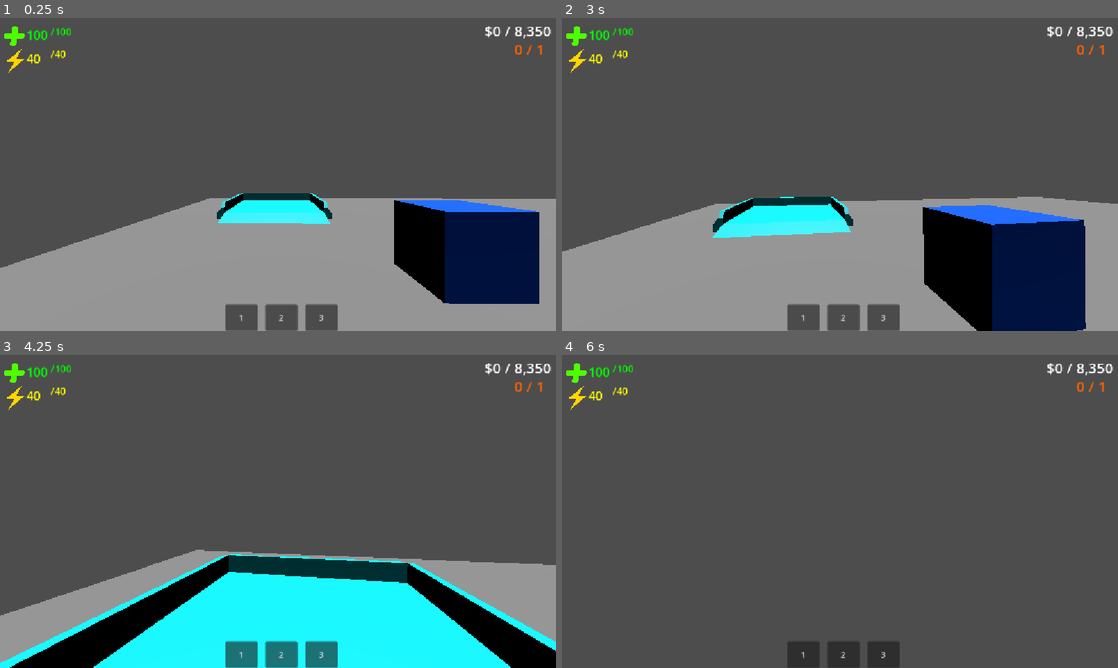
Above: before the commit, frames 1-4 (two rows, left to right).
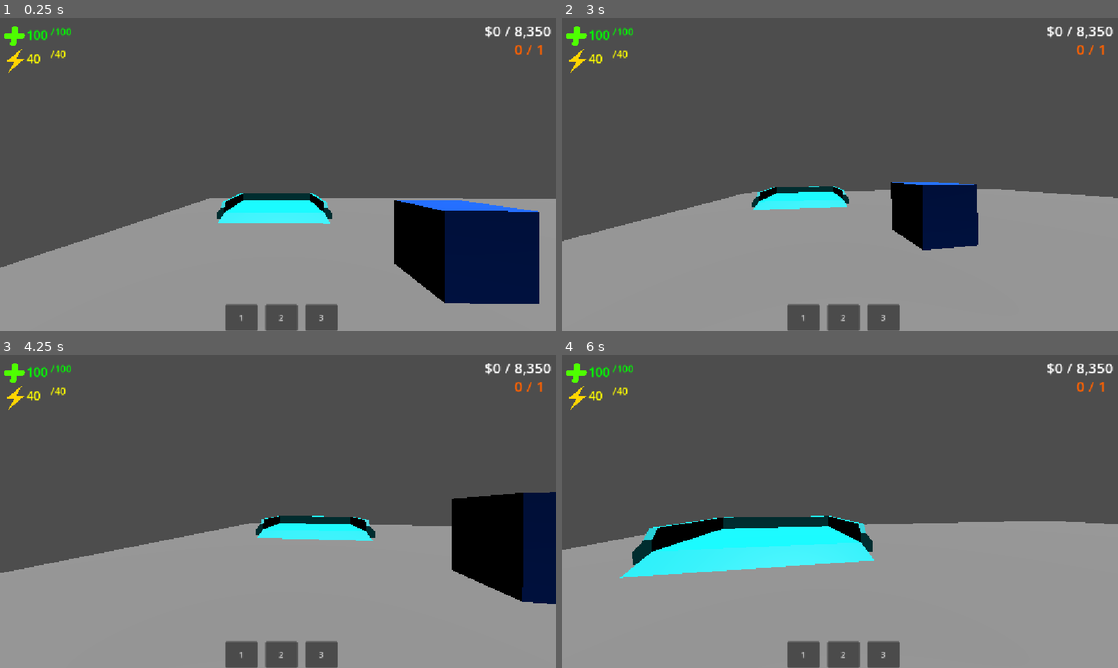
Above: after the commit, the same moments.

Repository: cesadev/Repojam
Game: Godot game, scene res://cenas/jogo/play_map.tscn
Two runs of this game, one before a commit and one after it. Both use one fixed random seed, a clock stepped at 60 frames per second and the inputs below. This scene is started directly instead of the project's main scene.
Inputs (mouse positions are in pixels of both pictures, inside the frame that each line leads up to):
- Up to frame 1 (0.25 s): no input
- Up to frame 2 (3 s): click "2" at 0.5 s; click "3" at 1.25 s; click "1" at 2 s; tap Enter (ui_accept) at 2.75 s; move the mouse to (867, 174) at 2.77 s; hold W (move_forward) from 2.78 s (still down); hold Ctrl (crouch, bound only after the commit) from 2.78 s (still down); tap Q (compact, bound only after the commit) at 2.85 s; click (867, 174) at 2.92 s
- Up to frame 3 (4.25 s): keep holding W (move_forward); tap Enter (ui_accept) at 3.02, 3.32, 3.77, 4.07 s; move the mouse to (250, 511) at 3.52 s; release Ctrl (crouch, bound only after the commit) at 3.53 s; tap Ctrl (crouch, bound only after the commit) at 3.6 s; click (250, 511) at 3.67 s; tap Shift (sprint, bound only after the commit) at 3.8 s
- Up to frame 4 (6 s): keep holding W (move_forward); move the mouse to (851, 505) at 4.27 s; hold Shift (sprint, bound only after the commit) 4.28-5.03 s; click (851, 505) at 4.42 s; tap Enter (ui_accept) at 4.55, 5.1, 5.27, 5.57 s; move the mouse to (834, 517) at 5.02 s; click (834, 517) at 5.17 s; tap Q (compact, bound only after the commit) at 5.3, 5.85 s; move the mouse to (878, 514) at 5.77 s; hold Ctrl (crouch, bound only after the commit) from 5.78 s (still down); click (878, 514) at 5.92 s

The runs differ from the first frame. In frame 1, 0.1% of the frame differs, in the area x 0-97%, y 56-92%; in frame 2, 17%; in frame 3, 39%; in frame 4, 46%, in the area x 0-100%, y 51-100%.

Commit message:
movimentation

Diff:
--- a/cenas/entidades/player.gd
+++ /dev/null
@@ -1,82 +0,0 @@
-extends CharacterBody3D
-
-@export var speed = 4.0
-@export var fall_acceleration = 75.0
-@export var mouse_sensitivity = 0.003
-
-var target_velocity = Vector3.ZERO
-
-@onready var pivot = $Pivot
-@onready var camera = $Pivot/Camera3D
-
-var camera_rotation_x = 0.0
-
-
-func _ready():
-	Input.mouse_mode = Input.MOUSE_MODE_CAPTURED
-
-
-func _input(event):
-	# Movimento do mouse
-	if event is InputEventMouseMotion:
-		# Girar para esquerda/direita
-		rotate_y(-event.relative.x * mouse_sensitivity)
-
-		# Girar para cima/baixo
-		camera_rotation_x -= event.relative.y * mouse_sensitivity
-
-		# Limitar a rotação vertical
-		camera_rotation_x = clamp(camera_rotation_x, -1.5, 1.5)
-
-		pivot.rotation.x = camera_rotation_x
-
-	# ESC libera o mouse
-	if event is InputEventKey:
-		if event.keycode == KEY_ESCAPE and event.pressed:
-			Input.mouse_mode = Input.MOUSE_MODE_VISIBLE
-
-
-func _physics_process(delta):
-	var direction = Vector3.ZERO
-
-	# Direção da câmera
-	var forward = -camera.global_transform.basis.z
-	var right = camera.global_transform.basis.x
-
-	# Não permitir que olhar para cima/baixo altere o movimento
-	forward.y = 0
-	right.y = 0
-
-	forward = forward.normalized()
-	right = right.normalized()
-
-	# Movimento
-	if Input.is_action_pressed("move_forward"):
-		direction += forward
-
-	if Input.is_action_pressed("move_back"):
-		direction -= forward
-
-	if Input.is_action_pressed("move_right"):
-		direction += right
-
-	if Input.is_action_pressed("move_left"):
-		direction -= right
-
-	# Evita andar mais rápido na diagonal
-	if direction != Vector3.ZERO:
-		direction = direction.normalized()
-
-	# Velocidade horizontal
-	target_velocity.x = direction.x * speed
-	target_velocity.z = direction.z * speed
-
-	# Gravidade
-	if not is_on_floor():
-		target_velocity.y -= fall_acceleration * delta
-	else:
-		target_velocity.y = 0
-
-	# Movimento do personagem
-	velocity = target_velocity
-	move_and_slide()
--- a/cenas/entidades/player.tscn
+++ b/cenas/entidades/player.tscn
@@ -1,6 +1,6 @@
 [gd_scene format=4 uid="uid://dnde6kbl7keax"]
 
-[ext_resource type="Script" uid="uid://cswe6q22acxrr" path="res://cenas/entidades/player.gd" id="1_svr0m"]
+[ext_resource type="Script" uid="uid://cswe6q22acxrr" path="res://scripts/entidades/player.gd" id="1_svr0m"]
 [ext_resource type="PackedScene" uid="uid://58d47doq6aiy" path="res://assets/UI/PlayerUI.tscn" id="2_tml3h"]
 
 [sub_resource type="StandardMaterial3D" id="StandardMaterial3D_2nkgy"]
@@ -308,6 +308,7 @@
 
 [node name="Sphere_003" type="MeshInstance3D" parent="Pivot" unique_id=1856768637]
 transform = Transform3D(1, 0, 0, 0, 1, 0, 0, 0, 1, 0, 0, -0.0037617087)
+visible = false
 mesh = SubResource("ArrayMesh_u4q17")
 
 [node name="CollisionShape3D" type="CollisionShape3D" parent="." unique_id=1792594318]
--- a/project.godot
+++ b/project.godot
@@ -42,6 +42,21 @@
 "events": [Object(InputEventKey,"resource_local_to_scene":false,"resource_name":"","device":-1,"window_id":0,"alt_press …(192 unchanged characters)…
 ]
 }
+compact={
+"deadzone": 0.2,
+"events": [Object(InputEventKey,"resource_local_to_scene":false,"resource_name":"","device":-1,"window_id":0,"alt_pressed":false,"shift_pressed":false,"ctrl_pressed":false,"meta_pressed":false,"pressed":false,"keycode":0,"physical_keycode":81,"key_label":0,"unicode":113,"location":0,"echo":false,"script":null)
+]
+}
+sprint={
+"deadzone": 0.2,
+"events": [Object(InputEventKey,"resource_local_to_scene":false,"resource_name":"","device":-1,"window_id":0,"alt_pressed":false,"shift_pressed":false,"ctrl_pressed":false,"meta_pressed":false,"pressed":false,"keycode":0,"physical_keycode":4194325,"key_label":0,"unicode":0,"location":0,"echo":false,"script":null)
+]
+}
+crouch={
+"deadzone": 0.2,
+"events": [Object(InputEventKey,"resource_local_to_scene":false,"resource_name":"","device":-1,"window_id":0,"alt_pressed":false,"shift_pressed":false,"ctrl_pressed":false,"meta_pressed":false,"pressed":false,"keycode":0,"physical_keycode":4194326,"key_label":0,"unicode":0,"location":0,"echo":false,"script":null)
+]
+}
 
 [physics]
 
--- /dev/null
+++ b/scripts/entidades/player.gd
@@ -0,0 +1,221 @@
+extends CharacterBody3D
+
+# ============================================================
+# VARIÁVEIS DE STATUS E INVENTÁRIO
+# ============================================================
+@export var vida_maxima: int = 100
+var vida_atual: int = vida_maxima
+
+@export var energia_maxima: float = 40.0
+var energia_atual: float = energia_maxima
+
+@export var dinheiro_maximo: int = 9000
+var dinheiro_atual: int = 0
+
+var estado: String = "idle"
+var inventario: Array = []
+
+# ============================================================
+# CONFIGURAÇÕES DE MOVIMENTO
+# ============================================================
+@export var walk_speed = 4.0
+@export var run_speed = 8.0
+@export var crouch_speed = 2.0
+@export var fall_acceleration = 75.0
+
+@export var jump_force = 15.0
+@export var compact_dash_force = 30.0
+@export var slide_boost = 14.0
+
+# ============================================================
+# CONFIGURAÇÕES DE CÂMERA E EFEITOS
+# ============================================================
+@export var mouse_sensitivity = 0.003
+@export var default_camera_y = 0.55
+@export var crouch_camera_y = 0.2
+@export var compact_camera_y = 0.0
+
+@export var fov_normal = 75.0
+@export var fov_queda = 95.0
+
+var target_velocity = Vector3.ZERO
+var current_speed = 0.0
+var compact_timer = 0.0
+
+var is_flipping = false
+var shake_intensity = 0.0
+
+@onready var pivot = $Pivot
+@onready var camera = $Pivot/Camera3D
+
+var camera_rotation_x = 0.0
+
+func _ready():
+	Input.mouse_mode = Input.MOUSE_MODE_CAPTURED
+
+func _input(event):
+	if event is InputEventMouseMotion:
+		rotate_y(-event.relative.x * mouse_sensitivity)
+		camera_rotation_x -= event.relative.y * mouse_sensitivity
+		camera_rotation_x = clamp(camera_rotation_x, -1.5, 1.5)
+		pivot.rotation.x = camera_rotation_x
+
+	if event is InputEventKey:
+		if event.keycode == KEY_ESCAPE and event.pressed:
+			Input.mouse_mode = Input.MOUSE_MODE_VISIBLE
+
+func _physics_process(delta):
+	# ============================================================
+	# GESTÃO DA CÂMERA
+	# ============================================================
+	var target_camera_y = default_camera_y
+	var target_fov = fov_normal
+
+	if estado in ["crouch", "crouch_slide"]:
+		target_camera_y = crouch_camera_y
+	elif estado == "compacto_ar":
+		target_camera_y = compact_camera_y
+		target_fov = fov_queda
+	elif estado == "compacto_chao":
+		target_camera_y = compact_camera_y
+
+	camera.position.y = lerp(camera.position.y, target_camera_y, 12.0 * delta)
+	camera.fov = lerp(camera.fov, target_fov, 8.0 * delta)
+
+	# Velocidade do giro ajustada para dar tempo de completar o 360 com calma
+	if is_flipping:
+		camera.rotation.x -= 6.0 * delta
+	else:
+		camera.rotation.x = lerp_angle(camera.rotation.x, 0.0, 12.0 * delta)
+
+	if shake_intensity > 0:
+		shake_intensity = lerp(shake_intensity, 0.0, 10.0 * delta)
+		camera.h_offset = randf_range(-shake_intensity, shake_intensity)
+		camera.v_offset = randf_range(-shake_intensity, shake_intensity)
+	else:
+		camera.h_offset = 0.0
+		camera.v_offset = 0.0
+
+	# ============================================================
+	# GESTÃO DE TIMERS E ENERGIA
+	# ============================================================
+	if compact_timer > 0:
+		compact_timer -= delta
+		if compact_timer <= 0 and is_on_floor():
+			estado = "idle"
+
+	if estado != "run" and energia_atual < energia_maxima:
+		energia_atual += 2.0 * delta
+	energia_atual = clamp(energia_atual, 0.0, energia_maxima)
+
+	# ============================================================
+	# DIREÇÃO
+	# ============================================================
+	var forward = -camera.global_transform.basis.z
+	var right = camera.global_transform.basis.x
+	forward.y = 0
+	right.y = 0
+	forward = forward.normalized()
+	right = right.normalized()
+
+	# ============================================================
+	# MÁQUINA DE ESTADOS E MOVIMENTO
+	# ============================================================
+	if is_on_floor():
+		if estado == "compacto_ar":
+			estado = "compacto_chao"
+			compact_timer = 1.5
+			is_flipping = false
+			shake_intensity = 0.3
+
+		if compact_timer > 0:
+			current_speed = lerp(current_speed, 0.0, 8.0 * delta)
+			target_velocity.x = forward.x * current_speed
+			target_velocity.z = forward.z * current_speed
+
+		else:
+			var direction = Vector3.ZERO
+			if Input.is_action_pressed("move_forward"): direction += forward
+			if Input.is_action_pressed("move_back"): direction -= forward
+			if Input.is_action_pressed("move_right"): direction += right
+			if Input.is_action_pressed("move_left"): direction -= right
+
+			if direction != Vector3.ZERO:
+				direction = direction.normalized()
+
+			var is_moving = direction != Vector3.ZERO
+			var is_running = Input.is_action_pressed("sprint") and is_moving and energia_atual > 0
+			var is_crouching = Input.is_action_pressed("crouch")
+			var just_crouched = Input.is_action_just_pressed("crouch")
+
+			if Input.is_action_just_pressed("compact"):
+				estado = "compacto_chao"
+				compact_timer = 1.5
+				shake_intensity = 0.1
+
+			else:
+				var target_speed = 0.0
+
+				if is_crouching:
+					if estado == "run" or estado == "crouch_slide":
+						if just_crouched and estado == "run":
+							current_speed = slide_boost
+
+						estado = "crouch_slide"
+						target_speed = crouch_speed
+						if current_speed <= crouch_speed + 0.5:
+							estado = "crouch"
+					else:
+						estado = "crouch"
+						target_speed = crouch_speed
+
+				elif is_running:
+					estado = "run"
+					target_speed = run_speed
+					energia_atual -= 5.0 * delta
+
+				elif is_moving:
+					estado = "walk"
+					target_speed = walk_speed
+
+				else:
+					estado = "idle"
+
+				if estado == "crouch_slide":
+					current_speed = lerp(current_speed, target_speed, 2.0 * delta)
+				else:
+					current_speed = lerp(current_speed, target_speed, 10.0 * delta)
+
+				target_velocity.x = direction.x * current_speed
+				target_velocity.z = direction.z * current_speed
+
+				if Input.is_action_just_pressed("ui_accept"):
+					estado = "jump"
+					target_velocity.y = jump_force
+
+	else:
+		# Gravidade suavizada no ar durante o compacto para estender o tempo de voo
+		if estado == "compacto_ar":
+			target_velocity.y -= (fall_acceleration * 0.6) * delta
+		else:
+			target_velocity.y -= fall_acceleration * delta
+
+		if Input.is_action_just_pressed("compact") and estado != "compacto_ar":
+			estado = "compacto_ar"
+
+			if current_speed > walk_speed + 0.5:
+				target_velocity.x = forward.x * compact_dash_force
+				target_velocity.z = forward.z * compact_dash_force
+				# Dá um pequeno impulso para cima (+6.0) ao dar o dash, esticando o tempo no ar
+				target_velocity.y = 6.0
+				is_flipping = true
+			else:
+				target_velocity.y = -5.0
+				target_velocity.x = 0
+				target_velocity.z = 0
+
+		elif estado != "compacto_ar":
+			estado = "jump"
+
+	velocity = target_velocity
+	move_and_slide()
Renamed: cenas/entidades/player.gd.uid -> scripts/entidades/player.gd.uid
